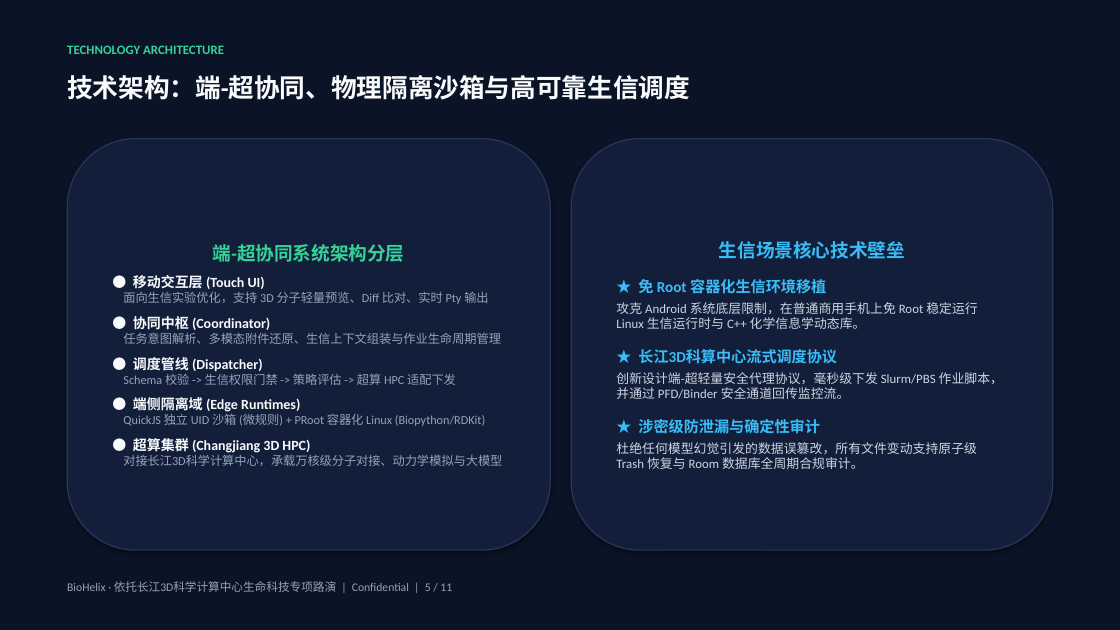
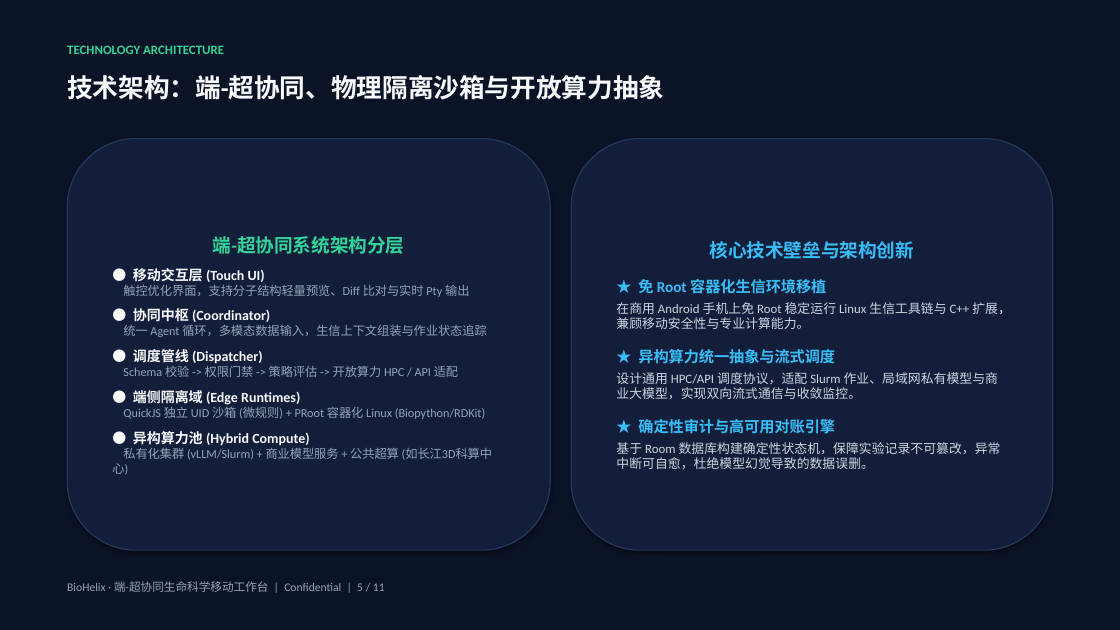
Before and after one commit to dollarser/helix-agent, a slide deck: slide 5 of docs/product/BioHelix_商业计划书_路演版.pptx. Drawn at 1120x630 pixels with LibreOffice and Linux fonts; fonts in the diff are those of the drawing. Boxes give left, top, right and bottom in pixels: in the first picture for what was removed or moved away, otherwise in the second. Text is boxed around its words. In the diff, an @@ line names an element or a change of style, - is before the commit and + after.

Commit message:
docs(product): decouple single hpc center, establish hybrid compute architecture in roadshow ppt

```diff
--- a/docs/product/BioHelix_商业计划书_路演版.pptx
+++ b/docs/product/BioHelix_商业计划书_路演版.pptx
@@ text at <box>67,75,664,100</box>: text changed @@
-技术架构：端-超协同、物理隔离沙箱与高可靠生信调度
+技术架构：端-超协同、物理隔离沙箱与开放算力抽象
@@ text in rounded rectangle at <box>710,241,915,259</box>: text changed @@
-生信场景核心技术壁垒
+核心技术壁垒与架构创新
@@ text in rounded rectangle at <box>123,285,469,297</box>: text changed @@
-面向生信实验优化，支持 3D 分子轻量预览、Diff 比对、实时 Pty 输出
+触控优化界面，支持分子结构轻量预览、Diff 比对与实时 Pty 输出
@@ text in rounded rectangle at <box>123,325,487,337</box>: text changed @@
-任务意图解析、多模态附件还原、生信上下文组装与作业生命周期管理
+统一 Agent 循环，多模态数据输入，生信上下文组装与作业状态追踪
@@ text in rounded rectangle at <box>616,302,1011,469</box>: text changed @@
-攻克 Android 系统底层限制，在普通商用手机上免 Root 稳定运行 Linux 生信运行时与 C++ 化学信息学动态库。
-★ 长江3D科算中心流式调度协议
-创新设计端-超轻量安全代理协议，毫秒级下发 Slurm/PBS 作业脚本，并通过 PFD/Binder 安全通道回传监控流。
-★ 涉密级防泄漏与确定性审计
-杜绝任何模型幻觉引发的数据误篡改，所有文件变动支持原子级 Trash 恢复与 Room 数据库全周期合规审计。
+在商用 Android 手机上免 Root 稳定运行 Linux 生信工具链与 C++ 扩展，兼顾移动安全性与专业计算能力。
+★ 异构算力统一抽象与流式调度
+设计通用 HPC/API 调度协议，适配 Slurm 作业、局域网私有模型与商业大模型，实现双向流式通信与收敛监控。
+★ 确定性审计与高可用对账引擎
+基于 Room 数据库构建确定性状态机，保障实验记录不可篡改，异常中断可自愈，杜绝模型幻觉导致的数据误删。
@@ text in rounded rectangle at <box>123,366,458,377</box>: text changed @@
-Schema 校验 -> 生信权限门禁 -> 策略评估 -> 超算 HPC 适配下发
+Schema 校验 -> 权限门禁 -> 策略评估 -> 开放算力 HPC / API 适配
@@ text in rounded rectangle at <box>123,431,492,460</box>: text changed @@
-● 超算集群 (Changjiang 3D HPC)
-对接长江3D科学计算中心，承载万核级分子对接、动力学模拟与大模型
+● 异构算力池 (Hybrid Compute)
+私有化集群 (vLLM/Slurm) + 商业模型服务 + 公共超算 (如长江3D科算中心)
@@ text at <box>67,581,385,592</box>: text changed @@
-BioHelix · 依托长江3D科学计算中心生命科技专项路演 | Confidential | 5 / 11
+BioHelix · 端-超协同生命科学移动工作台 | Confidential | 5 / 11
```
Also in this commit, not shown: 10 other slides changed, 2 other files.
